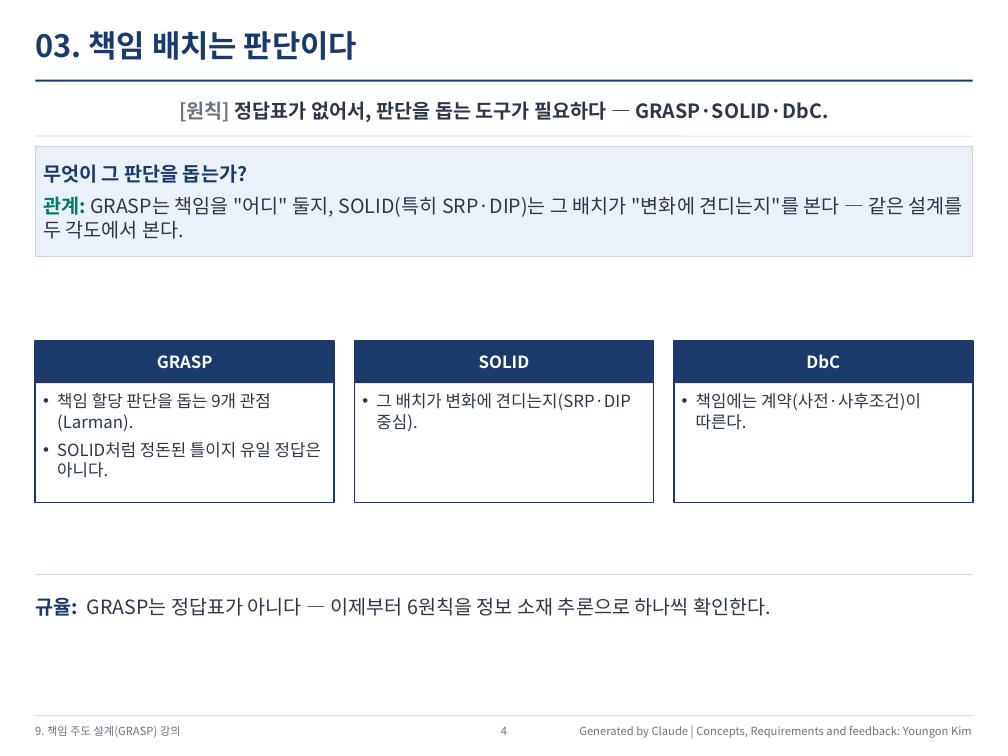
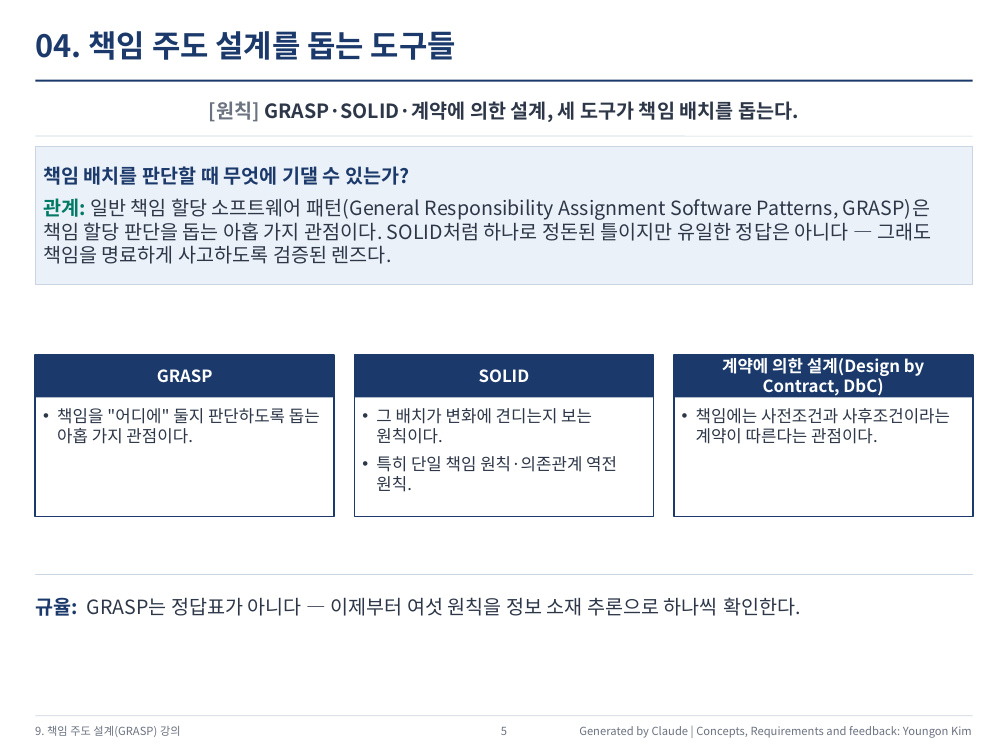
Before and after one commit to YoungSan77/TrainingMaterials, a slide deck: slide 5 of courses/ooad/out/Course_Session09_Output.pptx (slide 4 before the commit). Drawn at 1008x756 pixels with LibreOffice and Linux fonts; fonts in the diff are those of the drawing. Boxes give left, top, right and bottom in pixels: in the first picture for what was removed or moved away, otherwise in the second. Text is boxed around its words. In the diff, an @@ line names an element or a change of style, - is before the commit and + after.

```diff
--- a/courses/ooad/out/Course_Session09_Output.pptx
+++ b/courses/ooad/out/Course_Session09_Output.pptx
@@ text at (35,31,456,60): text changed @@
-03. 책임 배치는 판단이다
+04. 책임 주도 설계를 돕는 도구들
@@ text at (209,101,799,122): text changed @@
-[원칙] 정답표가 없어서, 판단을 돕는 도구가 필요하다 — GRASP·SOLID·DbC.
+[원칙] GRASP·SOLID·계약에 의한 설계, 세 도구가 책임 배치를 돕는다.
@@ rectangle "책임 배치를 판단할 때 무엇에 ...": place and size @@
-rectangle "책임 배치를 판단할 때 무엇에 ..." at (35,146,973,257)
+rectangle "책임 배치를 판단할 때 무엇에 ..." at (35,146,973,285)
@@ text in rectangle at (43,166,931,264): text changed @@
-무엇이 그 판단을 돕는가?
-관계: GRASP는 책임을 "어디" 둘지, SOLID(특히 SRP·DIP)는 그 배치가 "변화에 견디는지"를 본다 — 같은 설계를 두 각도에서 본다.
+책임 배치를 판단할 때 무엇에 기댈 수 있는가?
+관계: 일반 책임 할당 소프트웨어 패턴(General Responsibility Assignment Software Patterns, GRASP)은 책임 할당 판단을 돕는 아홉 가지 관점이다. SOLID처럼 하나로 정돈된 틀이지만 유일한 정답은 아니다 — 그래도 책임을 명료하게 사고하도록 검증된 렌즈다.
@@ 6 rectangles: place and size @@
-6 rectangles at (35,341,973,502)
+6 rectangles at (35,355,973,516)
@@ text in rectangle at (722,358,924,396): text changed @@
-DbC
+계약에 의한 설계(Design by Contract, DbC)
@@ text at (57,408,320,444): text changed @@
-• 책임 할당 판단을 돕는 9개 관점(Larman).
-• SOLID처럼 정돈된 틀이지 유일 정답은 아니다.
+• 책임을 "어디에" 둘지 판단하도록 돕는 아홉 가지 관점이다.
@@ text at (376,408,617,492): text changed @@
-• 그 배치가 변화에 견디는지(SRP·DIP 중심).
+• 그 배치가 변화에 견디는지 보는 원칙이다.
+• 특히 단일 책임 원칙·의존관계 역전 원칙.
@@ text at (696,408,950,444): text changed @@
-• 책임에는 계약(사전·사후조건)이 따른다.
+• 책임에는 사전조건과 사후조건이라는 계약이 따른다는 관점이다.
@@ text at (35,597,801,616): text changed @@
-규율: GRASP는 정답표가 아니다 — 이제부터 6원칙을 정보 소재 추론으로 하나씩 확인한다.
+규율: GRASP는 정답표가 아니다 — 이제부터 여섯 원칙을 정보 소재 추론으로 하나씩 확인한다.
@@ text at (501,727,507,735): text changed @@
-4
+5
```
Also in this commit, not shown: 11 other slides changed, 1 slide added, 2 other files.
